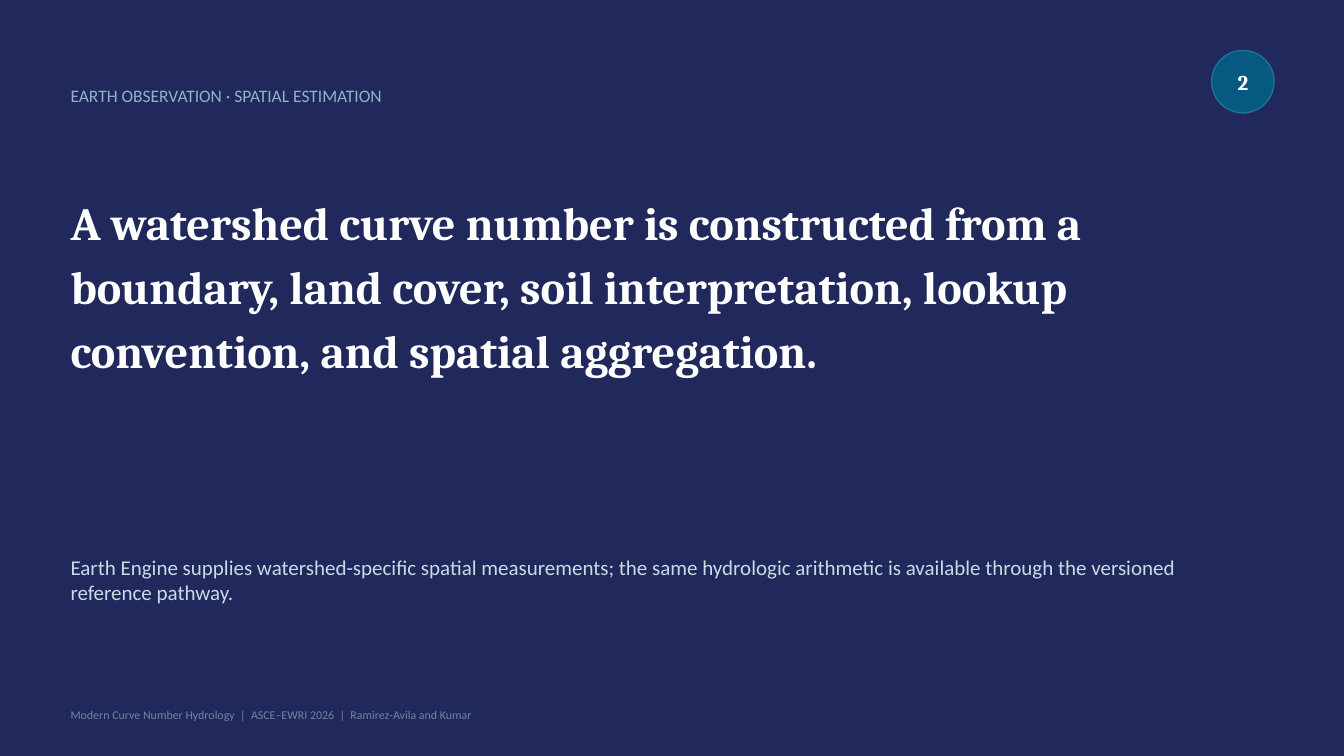
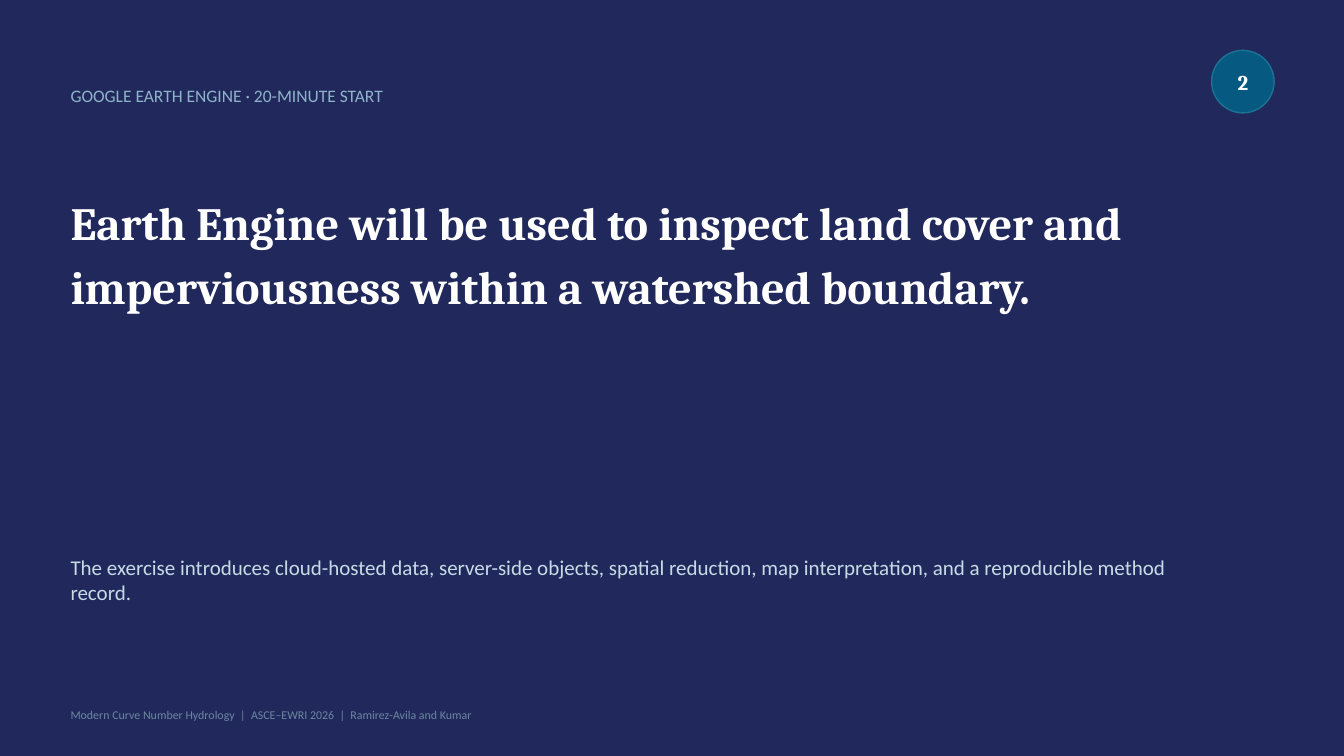
Before and after one commit to skp703/cn-workshop-2026, a slide deck: slide 14 of decks/2026_CN_Workshop_v3.pptx (slide 18 before the commit). Drawn at 1344x756 pixels with LibreOffice and Linux fonts; fonts in the diff are those of the drawing. Boxes give left, top, right and bottom in pixels: in the first picture for what was removed or moved away, otherwise in the second. Text is boxed around its words. In the diff, an @@ line names an element or a change of style, - is before the commit and + after.

```diff
--- a/decks/2026_CN_Workshop_v3.pptx
+++ b/decks/2026_CN_Workshop_v3.pptx
@@ text at (x1=71, y1=90, x2=383, y2=102): text changed @@
-EARTH OBSERVATION · SPATIAL ESTIMATION
+GOOGLE EARTH ENGINE · 20-MINUTE START
@@ text at (x1=71, y1=208, x2=1121, y2=314): text changed @@
-A watershed curve number is constructed from a boundary, land cover, soil interpretation, lookup convention, and spatial aggregation.
+Earth Engine will be used to inspect land cover and imperviousness within a watershed boundary.
@@ text at (x1=71, y1=560, x2=1165, y2=600): text changed @@
-Earth Engine supplies watershed-specific spatial measurements; the same hydrologic arithmetic is available through the versioned reference pathway.
+The exercise introduces cloud-hosted data, server-side objects, spatial reduction, map interpretation, and a reproducible method record.
```
Also in this commit, not shown: 13 other slides changed, 4 slides added, 4 slides removed, 32 other files.
